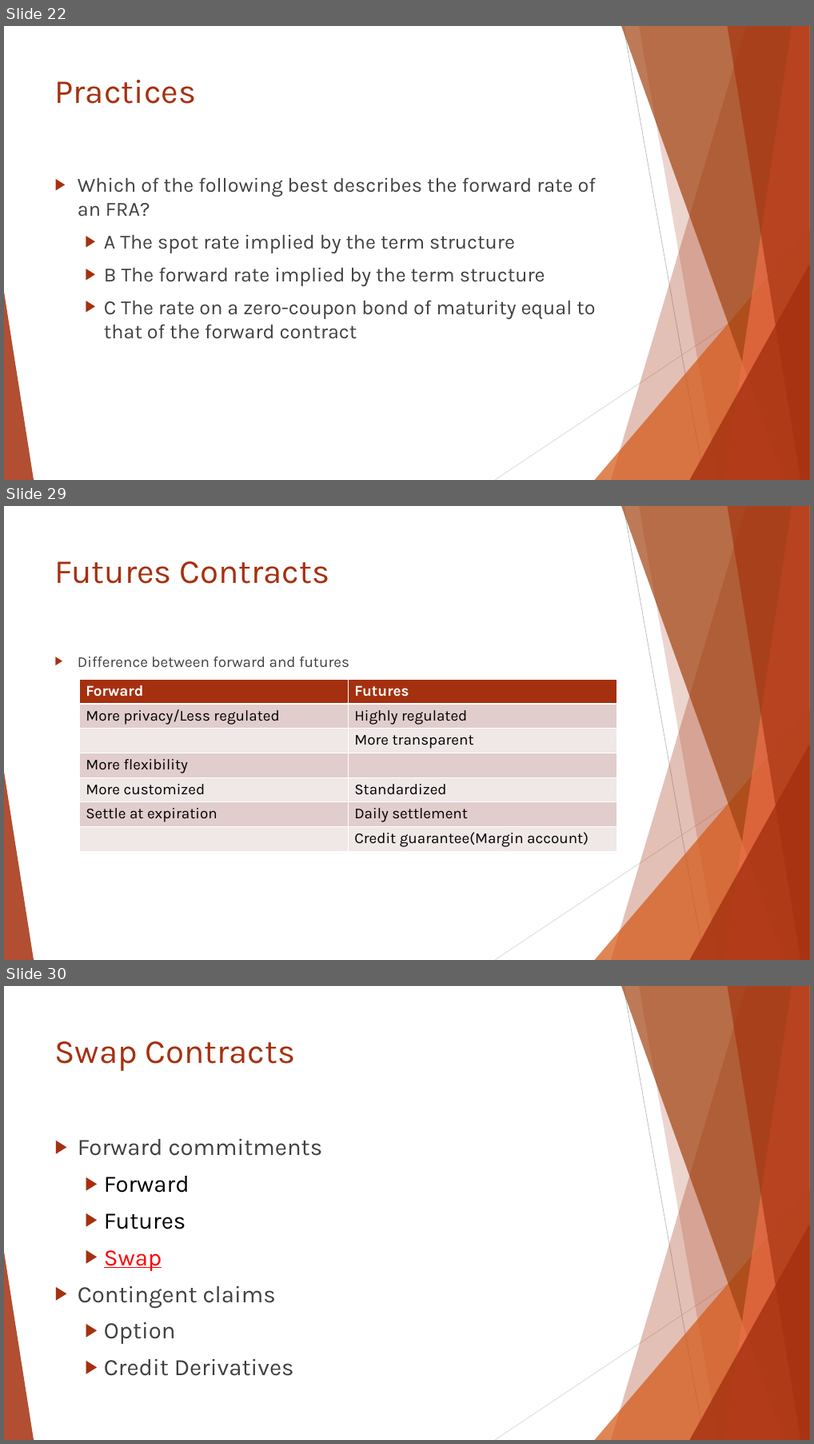
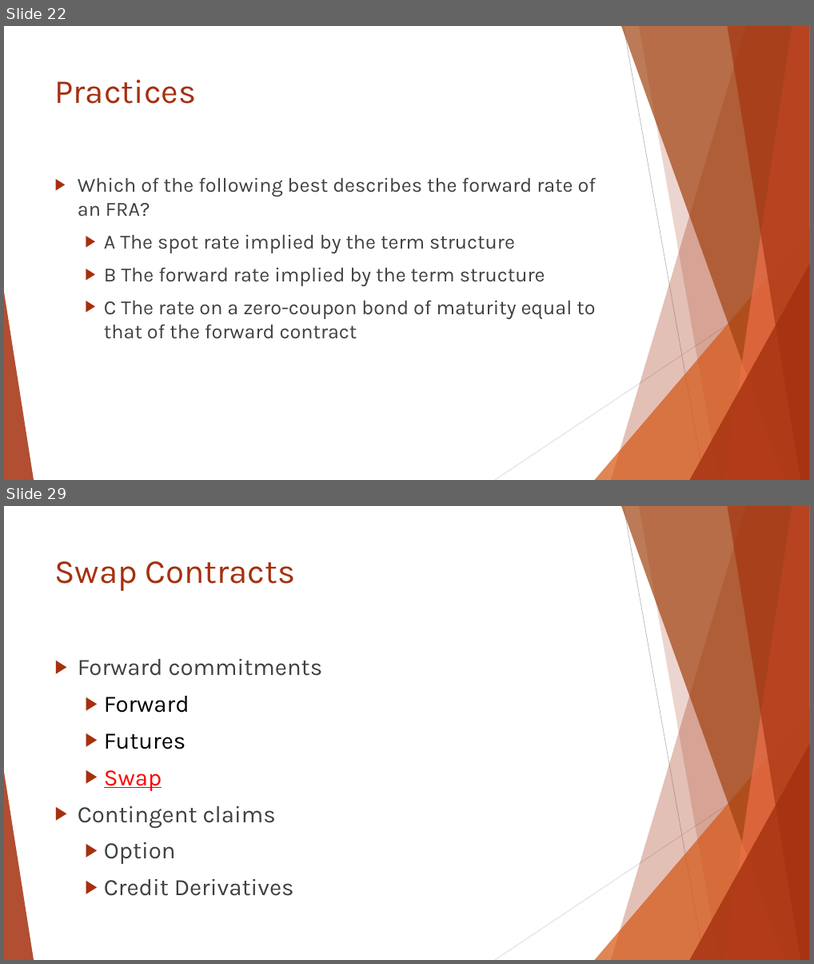
Before and after one commit to Isco0530/data, a slide deck: Reading 46.pptx. Shown one above the other, each under a label of ours: slides 22, 29 and 30 before the commit, slides 22 and 29 after it; the slides between them are not shown. The pictures are 814x1444 and 814x964 pixels, drawn with LibreOffice and Linux fonts; fonts in the diff are those of the drawing. Boxes give left, top, right and bottom in pixels: in the first picture for what was removed or moved away, otherwise in the second. Text is boxed around its words. In the diff, an @@ line names an element or a change of style, - is before the commit and + after.

```diff
--- a/Reading 46.pptx
+++ b/Reading 46.pptx
@@ slide 29 removed at [4, 506, 810, 960], background #FFFFFF; not listed: 10 template elements that a slide beside it also shows @@
@@ title removed at [55, 561, 330, 584] @@
-Futures Contracts
@@ text removed at [78, 656, 350, 667] @@
-▶ Difference between forward and futures
@@ table removed at [80, 679, 617, 851], 7 rows, 2 columns @@
-Forward | Futures
-More privacy/Less regulated | Highly regulated
- | More transparent
-More flexibility | 
-More customized | Standardized
-Settle at expiration | Daily settlement
- | Credit guarantee(Margin account)
@@ what was slide 30 is now slide 29 @@
```
Also in this commit, not shown: 4 slides changed, 3 slides added, 3 other slides removed.
